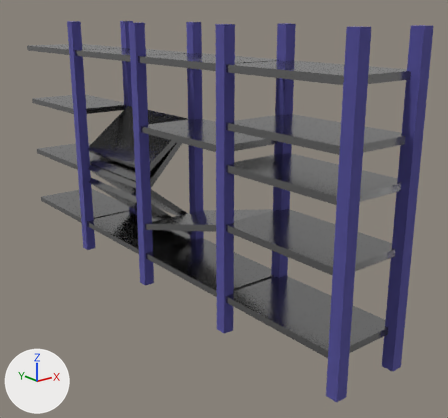
A saved change to the glTF model src/models/shelves/shelves-2.glb.
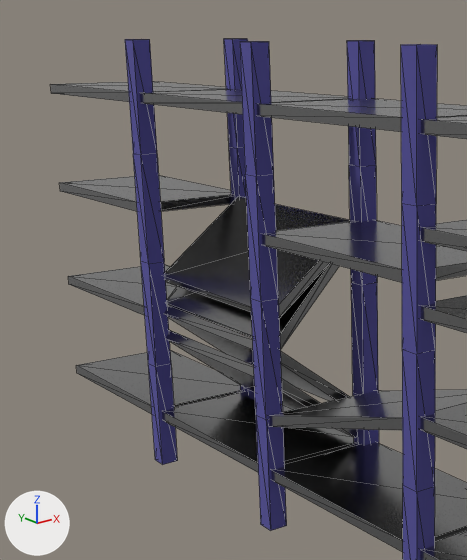
There are two pictures of each version: one whole from a 50 mm lens placed at (-21.1, -15.8, 16.4), pointed at (2.0, 13.1, 4.9), one close up on the part from 0% to 56% of the width and 0% to 72% of the height. The axes (+X, +Y, +Z) are drawn at lower left. The lights are the same throughout. The close-ups show mesh edges as thin lines. Vertices at the same position are counted once.

Objects in the first close-up: 'shelf-1'.
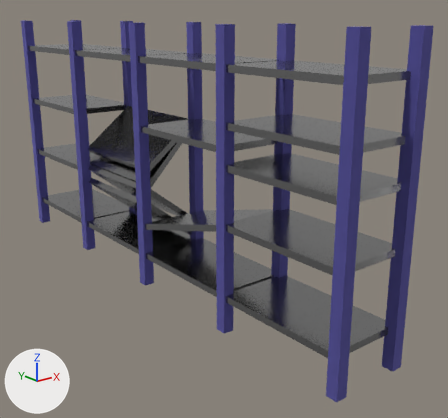
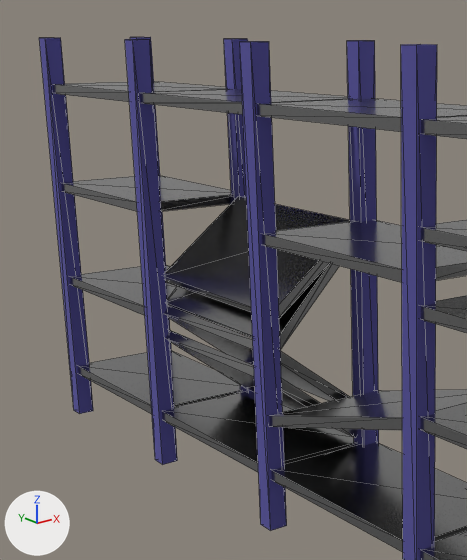
Edits to the scene script, one JSON object a line:
```json
{"block": "me_cube", "where": "# used by ob_shelf_1; location = (0.0, 0.0, 0.0)"}
{"op": "remove", "block": "me_cube", "code": "me_cube.from_pydata(...)  # 312 vertices, 564 faces; spans x -2.3..2.3, y -0.3..31.9, z 0.0..16.0"}
{"op": "add", "block": "me_cube", "code": "me_cube.from_pydata(...)  # 232 vertices, 348 faces; spans x -2.3..2.3, y -0.3..32.3, z 0.0..16.0"}
{"block": "me_cube", "change": "me_cube part 1: a new loose piece, a box spanning x -2.32..-1.68, y 31.68..32.32, z 0.0..16.0, in mat_pillars (blue #7f7bc1)"}
{"block": "me_cube", "change": "me_cube part 2: a new loose piece, a box spanning x 1.68..2.32, y 31.68..32.32, z 0.0..16.0, in mat_pillars (blue #7f7bc1)"}
{"block": "me_cube", "change": "me_cube part 3"}
{"block": "me_cube", "change": "48 vertices are removed from x -2.3..2.3, y -0.3..8.3, z 4.0..12.0"}
{"block": "me_cube", "change": "152 faces are deleted"}
{"block": "me_cube", "change": "32 new faces join them, mat_pillars (blue #7f7bc1)"}
{"block": "me_cube", "change": "me_cube part 4"}
{"block": "me_cube", "change": "24 vertices are removed from x -2.3..2.3, y 15.7..16.3, z 4.0..12.0"}
{"block": "me_cube", "change": "76 faces are deleted"}
{"block": "me_cube", "change": "16 new faces join them, mat_pillars (blue #7f7bc1)"}
{"block": "me_cube", "change": "me_cube part 5"}
{"block": "me_cube", "change": "24 vertices are removed from x -2.3..2.3, y 23.7..24.3, z 4.0..12.0"}
{"block": "me_cube", "change": "76 faces are deleted"}
{"block": "me_cube", "change": "16 new faces join them, mat_pillars (blue #7f7bc1)"}
```

Changed parts and their boxes (x1, y1, x2, y2) in the close-ups (467 x 560 px):
```json
{"object": "shelf-1", "change": "reshaped", "before": [51, 39, 467, 560], "after": [39, 37, 467, 560]}
{"part": 1, "of": "me_cube", "change": "added", "after": [39, 38, 93, 414], "on screen": "blue"}
{"part": 2, "of": "me_cube", "change": "added", "after": [130, 37, 171, 350]}
{"part": 3, "of": "me_cube", "change": "cut back", "before": [401, 45, 437, 560], "after": [401, 45, 437, 560]}
{"part": 4, "of": "me_cube", "change": "cut back", "before": [240, 41, 379, 531], "after": [240, 41, 379, 531]}
{"part": 5, "of": "me_cube", "change": "cut back", "before": [125, 39, 253, 465], "after": [125, 39, 253, 465]}
```
